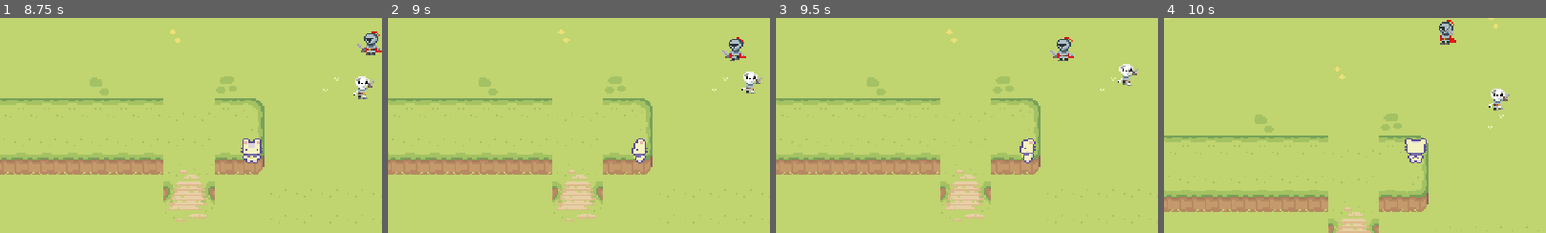
Above: before the commit, frames 1-4 (left to right).
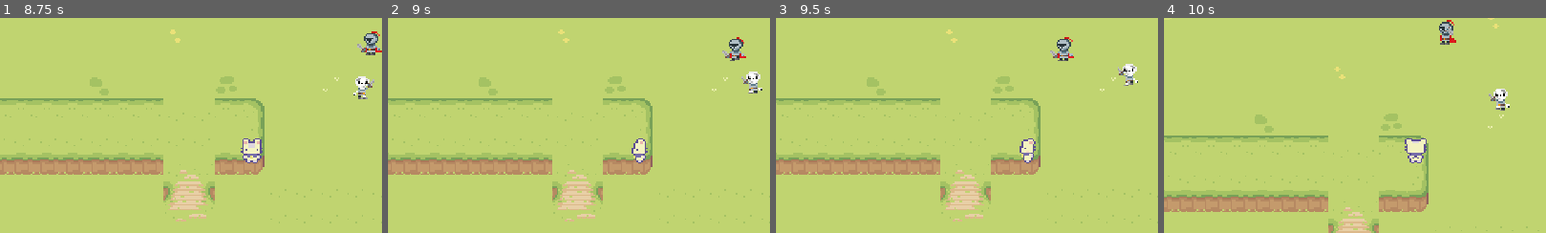
Above: after the commit, the same moments.

Repository: rockgem/GamesFleadh24
Game: Godot game, scene res://Level/game_level.tscn
Two runs of this game, one before a commit and one after it. Both use one fixed random seed, a clock stepped at 60 frames per second and the inputs below.
Inputs (mouse positions are % of the whole screen's width and height, from its top left):
- Up to frame 1 (8.75 s): tap Enter at 0.5 s; move the mouse to (45, 70) at 0.52 s; press the mouse at (45, 70) at 0.53 s; hold W (up) 0.53-2.03 s; move the mouse to (80, 65) at 1.27 s; release the mouse at (80, 65) at 1.28 s; tap Space (space) at 1.35, 5.85 s; move the mouse to (20, 35) at 2.02 s; hold A (left) 2.03-3.53 s; tap F (use) at 2.1, 4.35, 6.6 s; move the mouse to (55, 50) at 2.77 s; click (55, 50) at 2.85 s; move the mouse to (35, 25) at 3.52 s; hold S (down) 3.53-4.28 s; hold Space (space) 3.53-4.28 s; move the mouse to (72, 45) at 4.27 s; hold D (right) 4.28-5.03 s; move the mouse to (30, 55) at 5.02 s; press the mouse at (30, 55) at 5.03 s; hold W (up) 5.03-5.78 s; move the mouse to (60, 28) at 5.77 s; release the mouse at (60, 28) at 5.78 s; hold D (right) 5.78-8.03 s; move the mouse to (45, 70) at 6.52 s; move the mouse to (80, 65) at 7.27 s; click (80, 65) at 7.35 s; move the mouse to (20, 35) at 8.02 s; hold S (down) from 8.03 s (still down); hold Space (space) from 8.03 s (still down)
- Up to frame 2 (9 s): move the mouse to (55, 50) at 8.77 s; release S (down) at 8.78 s; release Space (space) at 8.78 s; hold A (left) from 8.78 s (still down); tap F (use) at 8.85 s
- Up to frame 3 (9.5 s): keep holding A (left)
- Up to frame 4 (10 s): move the mouse to (35, 25) at 9.52 s; release A (left) at 9.53 s; press the mouse at (35, 25) at 9.53 s; hold W (up) from 9.53 s (still down)
The pictures show only the part of the screen within x 17-67%, y 19-69%; the shares and areas given below are measured in that part.

Frame 1 is identical in both runs. In frame 2, 0.3% of the frame differs, in the area x 92-98%, y 24-36%; in frame 3, 0.3%; in frame 4, 0.3%, in the area x 85-91%, y 32-44%.

Commit message:
Skeleton looks according to which direction it's chasing the player

Diff:
--- a/Characters/Enemies/skeleton.gd
+++ b/Characters/Enemies/skeleton.gd
@@ -14,6 +14,12 @@
 		move_and_slide()
 		position += (player.position - position)/speed
 		state_machine.travel("Walk")
+		#Postions the npc towards the player
+		if(player.position.x - position.x) < 0 :
+			$"Skeleton-sheet".flip_h = true
+		else:
+			$"Skeleton-sheet".flip_h = false
+
 	else:
 		state_machine.travel("Idle")
 
--- a/Level/game_level.tscn
+++ b/Level/game_level.tscn
@@ -906,4 +906,3 @@
 [node name="Skeleton" parent="." instance=ExtResource("11_y0rle")]
 position = Vector2(369, 103)
 collision_layer = 2
-collision_mask = 2
